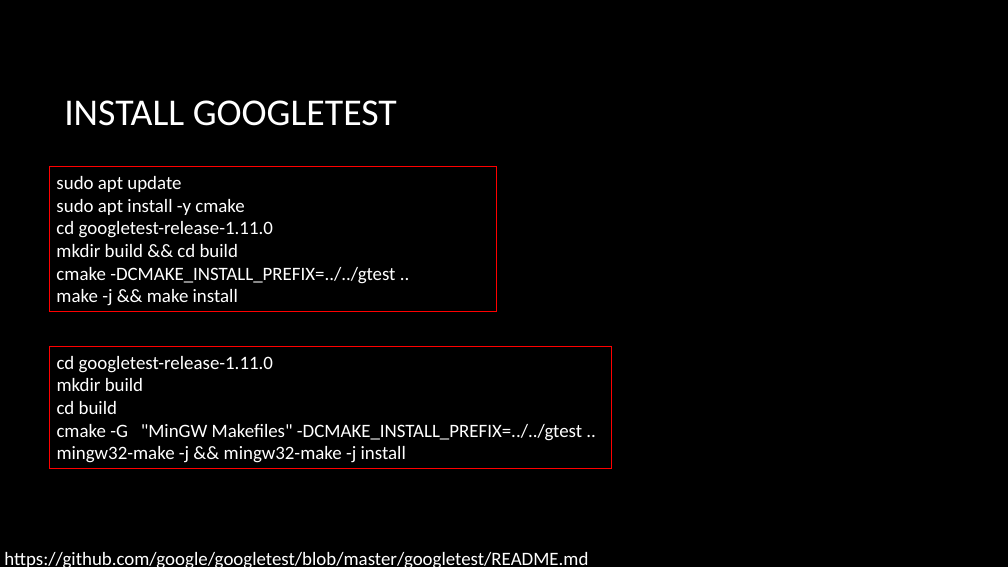
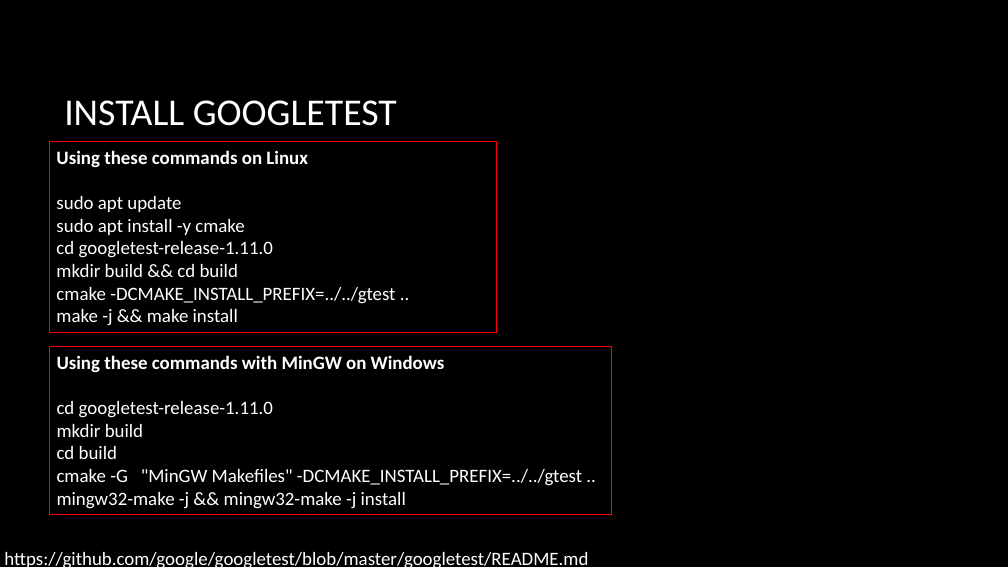
Before and after one commit to CNOCycle/cpp_tutorial, a slide deck: slide 3 of lab04-googletest/00-lab04.pptx. Drawn at 1008x567 pixels with LibreOffice and Linux fonts; fonts in the diff are those of the drawing; background and template pictures are left out. Boxes give left, top, right and bottom in pixels: in the first picture for what was removed or moved away, otherwise in the second. Text is boxed around its words. In the diff, an @@ line names an element or a change of style, - is before the commit and + after.

```diff
--- a/lab04-googletest/00-lab04.pptx
+++ b/lab04-googletest/00-lab04.pptx
@@ rectangle "Using these commands on Linux": place and size @@
-rectangle "Using these commands on Linux" at box(49, 167, 497, 312)
+rectangle "Using these commands on Linux" at box(49, 141, 497, 332)
@@ text in rectangle at box(56, 150, 308, 168): paragraph added @@
+Using these commands on Linux
@@ rectangle "Using these commands with MinGW ...": place and size @@
-rectangle "Using these commands with MinGW ..." at box(49, 346, 611, 469)
+rectangle "Using these commands with MinGW ..." at box(49, 346, 611, 514)
@@ text in rectangle at box(57, 355, 445, 373): paragraph added @@
+Using these commands with MinGW on Windows
```
Also in this commit, not shown: 2 other slides changed.
